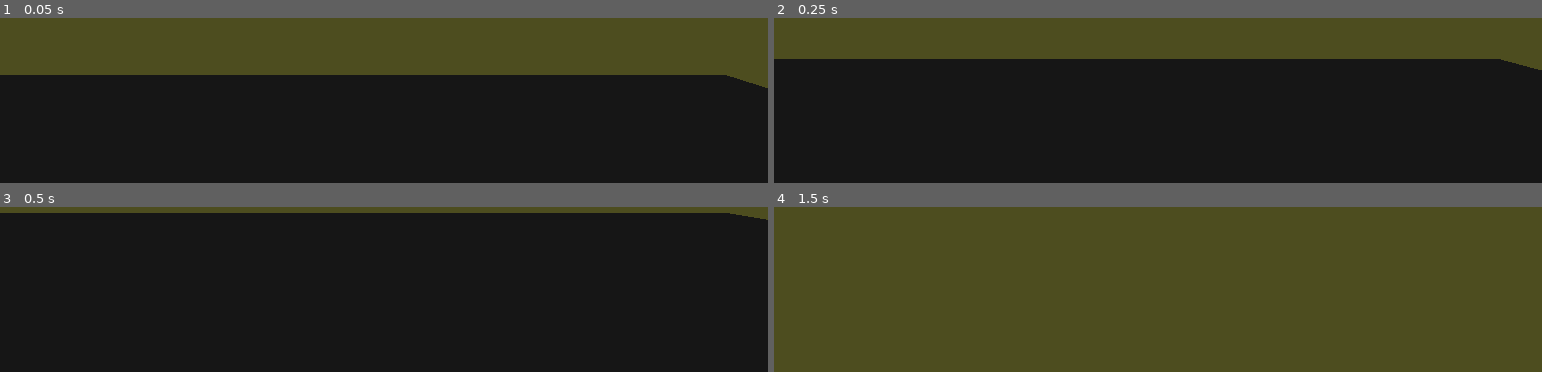
Above: before the commit, frames 1-4 (two rows, left to right).
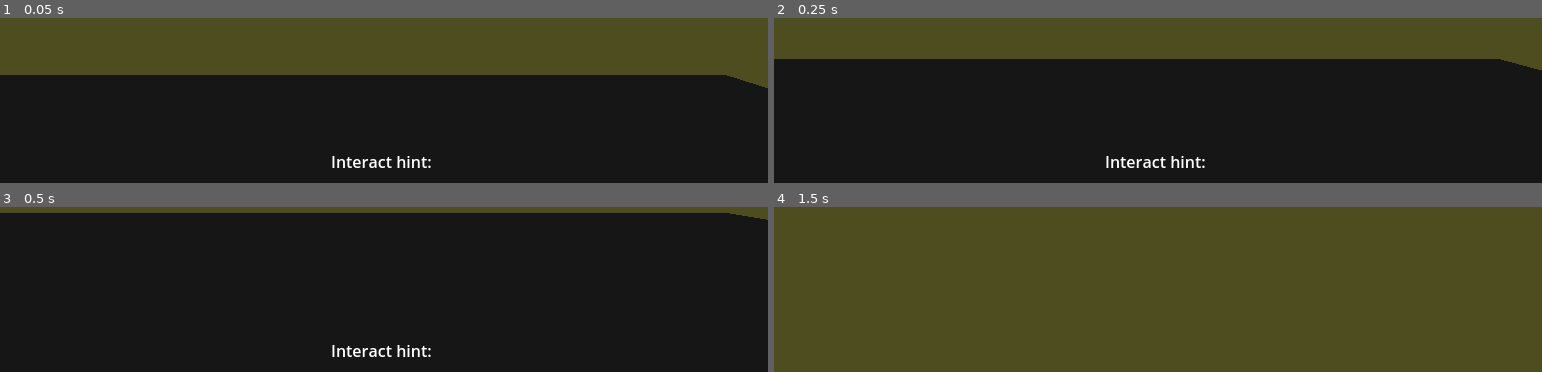
Above: after the commit, the same moments.

Repository: zachary-huber/globalGameJam2025_BUBBLE
Game: Godot game, scene res://src/scenes/main_3d.tscn
Same seed, same stepped clock (60 frames per second), same inputs: the game is played once before the commit and once after it.
Inputs (mouse positions are in pixels of both pictures, inside the frame that each line leads up to):
- Up to frame 1 (0.05 s): no input
- Up to frame 2 (0.25 s): no input
- Up to frame 3 (0.5 s): no input
- Up to frame 4 (1.5 s): tap Enter (ui_accept) at 0.5, 0.77 s; move the mouse to (outside the picture) at 0.52 s; hold Q (alt_interact) 0.53-1.28 s; hold W (forward) from 0.53 s (still down); tap E (interact) at 0.8, 1.35 s; move the mouse to (outside the picture) at 1.27 s

The runs differ from the first frame. In frame 1, 0.4% of the frame differs, in the area x 43-57%, y 83-91%; in frame 2, 0.4%; in frame 3, 0.4%; in frame 4, nothing differs.
Error before the commit: Invalid call. Nonexistent function 'alt_interact' in base 'Node3D'. (res://src/scripts/player.gd:71)

Commit message:
added interaction hints

Diff:
--- a/src/scenes/main_3d.tscn
+++ b/src/scenes/main_3d.tscn
@@ -32,3 +32,23 @@
 [node name="DirectionalLight3D" type="DirectionalLight3D" parent="WorldEnvironment"]
 transform = Transform3D(0.622624, -0.379469, -0.684356, 0, -0.874552, 0.484932, -0.782521, -0.30193, -0.544517, 0, 0, 0)
 shadow_enabled = true
+
+[node name="mainUI" type="Control" parent="."]
+layout_mode = 3
+anchors_preset = 15
+anchor_right = 1.0
+anchor_bottom = 1.0
+grow_horizontal = 2
+grow_vertical = 2
+
+[node name="interactHint" type="RichTextLabel" parent="mainUI"]
+layout_mode = 1
+anchors_preset = 12
+anchor_top = 1.0
+anchor_right = 1.0
+anchor_bottom = 1.0
+offset_top = -33.0
+grow_horizontal = 2
+grow_vertical = 0
+bbcode_enabled = true
+text = "[center]Interact hint: [/center]"
--- a/src/scenes/player.tscn
+++ b/src/scenes/player.tscn
@@ -22,6 +22,5 @@
 
 [node name="interactCast" type="RayCast3D" parent="cameraPivot"]
 transform = Transform3D(1, 0, 0, 0, -2.18557e-07, -1, 0, 5, -4.37114e-08, 0, 0, -0.579727)
+visible = false
 collide_with_areas = true
-debug_shape_custom_color = Color(1, 0, 0.792157, 1)
-debug_shape_thickness = 5
--- a/src/scripts/player.gd
+++ b/src/scripts/player.gd
@@ -63,9 +63,18 @@
 # interaction behavior is handled by the object itself
 func handleObjectInteractions(event):
 	if interactingWithObj: # don't bother processing if there is no interactable
-		if event.is_action_pressed("interact"):
-			if interactingWithObj:
-				interactingWithObj.get_parent().interact()
-		elif event.is_action_pressed("alt_interact"):
-			if interactingWithObj:
-				interactingWithObj.get_parent().alt_interact()
+		if interactingWithObj.get_parent().has_method("interact"):
+			setInteractionHint(interactingWithObj.get_parent().interactHintText)
+			if event.is_action_pressed("interact"):
+				if interactingWithObj:
+					interactingWithObj.get_parent().interact()
+			elif event.is_action_pressed("alt_interact"):
+				if interactingWithObj:
+					interactingWithObj.get_parent().alt_interact()
+		else:
+			setInteractionHint("")
+	else:
+		setInteractionHint("")
+
+func setInteractionHint(hintText):
+	get_tree().root.get_node("main3D/mainUI/interactHint").text = hintText
--- a/src/scripts/wheel.gd
+++ b/src/scripts/wheel.gd
@@ -1,6 +1,8 @@
 extends Node3D
 
 @export var rotationSpeed:float = 15.0
+
+var interactHintText:String = "[center]Turn wheel with [E] and [Q][/center]"
 
 func _ready() -> void:
 	pass
